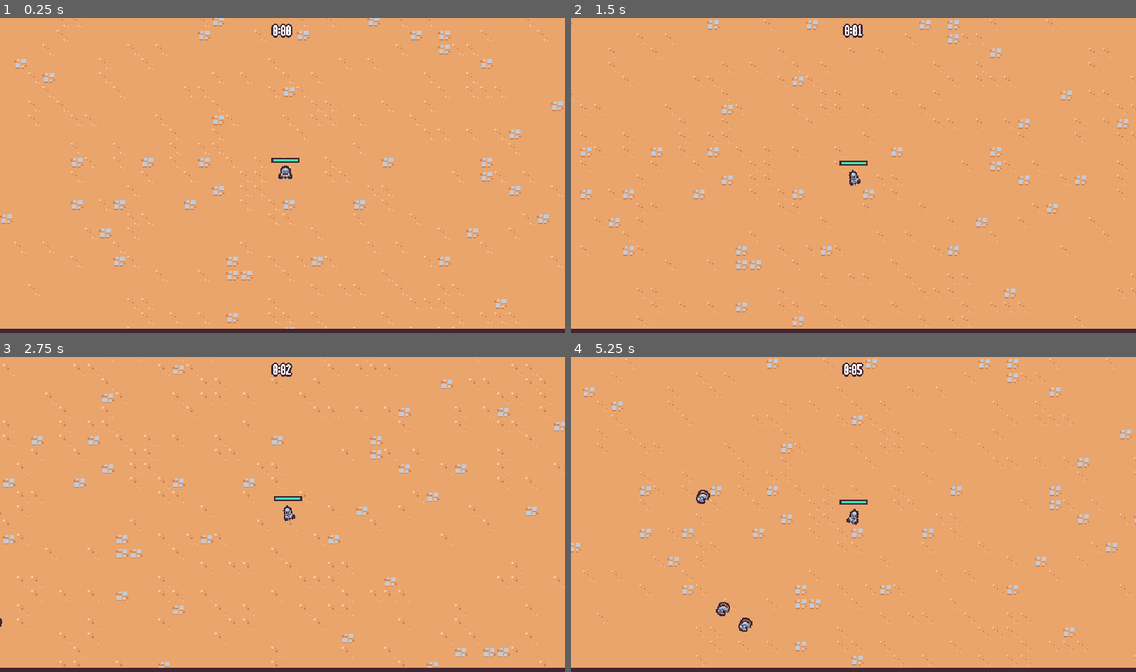
Above: before the commit, frames 1-4 (two rows, left to right).
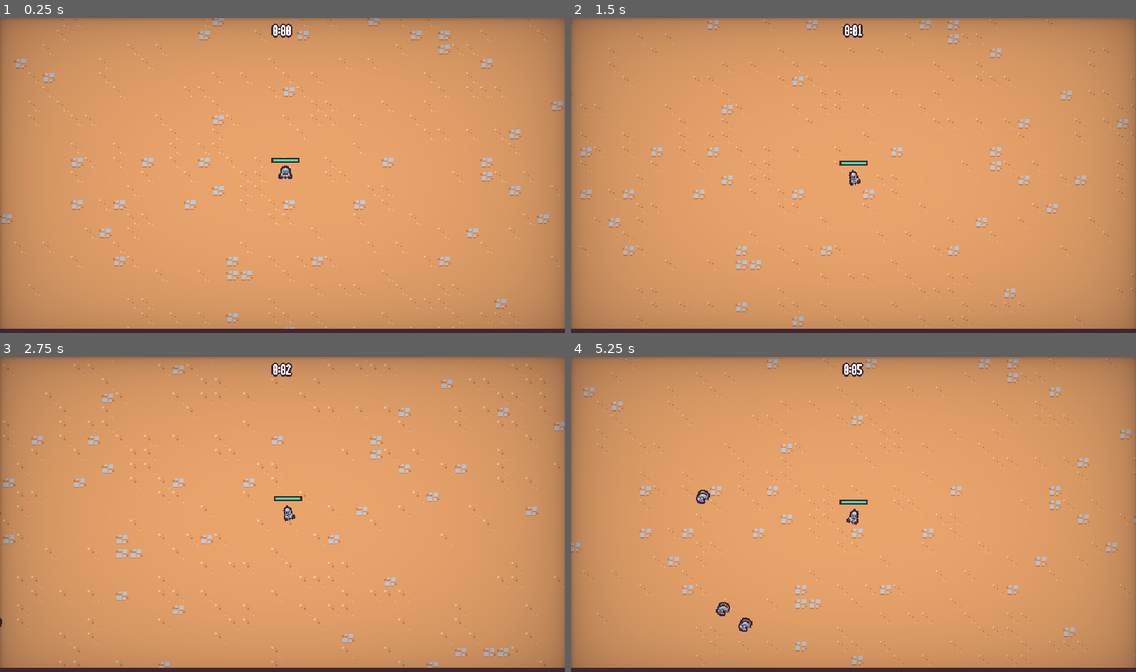
Above: after the commit, the same moments.

Repository: maxkaiser11/2DSurvivor
Game: Godot game, scene res://scenes/main/main.tscn
Two runs of this game, one before a commit and one after it. Both use one fixed random seed, a clock stepped at 60 frames per second and the inputs below.
Inputs (mouse positions are in pixels of both pictures, inside the frame that each line leads up to):
- Up to frame 1 (0.25 s): no input
- Up to frame 2 (1.5 s): move the mouse to (977, 159) at 0.52 s; press the mouse at (977, 159) at 0.53 s; hold D (move_right) 0.53-1.28 s; move the mouse to (740, 191) at 1.27 s; release the mouse at (740, 191) at 1.28 s; hold S (move_down) from 1.28 s (still down); click (740, 191) at 1.35 s
- Up to frame 3 (2.75 s): move the mouse to (339, 445) at 2.02 s; release S (move_down) at 2.03 s; press the mouse at (339, 445) at 2.03 s; hold D (move_right) from 2.03 s (still down)
- Up to frame 4 (5.25 s): move the mouse to (825, 580) at 2.77 s; release D (move_right) at 2.78 s; release the mouse at (825, 580) at 2.78 s; hold W (move_up) 2.78-3.53 s; click (825, 580) at 2.85 s; move the mouse to (1023, 564) at 3.52 s; press the mouse at (1023, 564) at 3.53 s; hold A (move_left) 3.53-5.03 s; move the mouse to (684, 467) at 4.27 s; release the mouse at (684, 467) at 4.28 s; click (684, 467) at 4.35 s; move the mouse to (881, 514) at 5.02 s; press the mouse at (881, 514) at 5.03 s; hold S (move_down) from 5.03 s (still down)

The runs differ from the first frame. In frame 1, 30% of the frame differs, in the area x 0-100%, y 0-99%; in frame 2, 30%; in frame 3, 30%; in frame 4, 30%.

Commit message:
added vignette hit flash

Diff:
--- /dev/null
+++ b/assets/vignette.gdshader
@@ -0,0 +1,21 @@
+shader_type canvas_item;
+
+uniform float vignette_intensity = 0.4;
+uniform float vignette_opacity : hint_range(0.0, 1.0) = 0.5;
+uniform vec4 vignette_rgb : hint_color = vec4(0.0, 0.0, 0.0, 1.0);
+
+float vignette(vec2 uv){
+	uv *= 1.0 - uv.xy;
+	float vignette = uv.x * uv.y * 15.0;
+	return pow(vignette, vignette_intensity * vignette_opacity);
+}
+
+void fragment(){
+	vec4 color = texture(SCREEN_TEXTURE, SCREEN_UV);
+	vec4 text = texture(TEXTURE, UV);
+
+	text.rgba *= (vignette_rgb.rgba);
+	text.rgba *= (1.0 - vignette(UV));
+
+	COLOR = vec4((text.rgb)*color.rgb,text.a);
+}
--- a/scenes/autoload/game_events.gd
+++ b/scenes/autoload/game_events.gd
@@ -2,6 +2,7 @@
 
 signal experience_vial_collected(number: float)
 signal ability_upgrade_added(upgrade: AbilityUpgrade, current_upgrades: Dictionary)
+signal player_damaged
 
 
 func emit_experience_vial_collected(number: float):
@@ -10,3 +11,7 @@
 
 func emit_ability_upgraded_added(upgrade: AbilityUpgrade, current_upgrades: Dictionary):
 	ability_upgrade_added.emit(upgrade, current_upgrades)
+
+
+func emit_player_damaged():
+	player_damaged.emit()
--- a/scenes/game_object/player/player.gd
+++ b/scenes/game_object/player/player.gd
@@ -73,6 +73,7 @@
 
 
 func on_health_changed():
+	GameEvents.emit_player_damaged()
 	update_health_display()
 
 
--- a/scenes/main/main.tscn
+++ b/scenes/main/main.tscn
@@ -11,10 +11,13 @@
 [ext_resource type="PackedScene" uid="uid://d3gpgkius6rby" path="res://scenes/ui/end_screen.tscn" id="2_gc5j5"]
 [ext_resource type="PackedScene" uid="uid://d4ad1rtigdjg2" path="res://scenes/manager/experience_manager.tscn" id="4_nejm0"]
 [ext_resource type="PackedScene" uid="uid://b66qf87g8vvna" path="res://scenes/manager/upgrade_manager.tscn" id="6_dei2t"]
+[ext_resource type="PackedScene" uid="uid://cm1c1lcs2gso2" path="res://scenes/ui/vignette.tscn" id="12_eqp66"]
 
 [node name="Main" type="Node"]
 script = ExtResource("1_s1ht2")
 end_screen_scene = ExtResource("2_gc5j5")
+
+[node name="Vignette" parent="." instance=ExtResource("12_eqp66")]
 
 [node name="ArenaTimeUI" parent="." node_paths=PackedStringArray("arena_time_manager") instance=ExtResource("1_31wd4")]
 arena_time_manager = NodePath("../ArenaTimeManager")
--- /dev/null
+++ b/scenes/ui/vignette.gd
@@ -0,0 +1,9 @@
+extends CanvasLayer
+
+
+func _ready() -> void:
+	GameEvents.player_damaged.connect(on_player_damaged)
+
+
+func on_player_damaged():
+	$AnimationPlayer.play("hit")
--- /dev/null
+++ b/scenes/ui/vignette.gdshader
@@ -0,0 +1,20 @@
+shader_type canvas_item;
+
+uniform float vignette_intensity = 0.4;
+uniform float vignette_opacity : hint_range(0.0, 1.0) = 0.5;
+uniform vec4 vignette_rgb : source_color = vec4(0.0, 0.0, 0.0, 1.0);
+
+float vignette(vec2 uv){
+	uv *= 1.0 - uv.xy;
+	float vignette = uv.x * uv.y * 15.0;
+	return pow(vignette, vignette_intensity * vignette_opacity);
+}
+
+void fragment(){
+	vec4 text = texture(TEXTURE, UV);
+
+	text.rgba *= (vignette_rgb.rgba);
+	text.rgba *= (1.0 - vignette(UV));
+
+	COLOR = vec4(text.rgb,text.a);
+}
--- /dev/null
+++ b/scenes/ui/vignette.tscn
@@ -0,0 +1,113 @@
+[gd_scene load_steps=7 format=3 uid="uid://cm1c1lcs2gso2"]
+
+[ext_resource type="Shader" path="res://scenes/ui/vignette.gdshader" id="1_dw120"]
+[ext_resource type="Script" path="res://scenes/ui/vignette.gd" id="1_l2xy5"]
+
+[sub_resource type="Animation" id="Animation_hdx6v"]
+resource_name = "hit"
+length = 0.4
+step = 0.05
+tracks/0/type = "value"
+tracks/0/imported = false
+tracks/0/enabled = true
+tracks/0/path = NodePath("ColorRect:material:shader_parameter/vignette_intensity")
+tracks/0/interp = 1
+tracks/0/loop_wrap = true
+tracks/0/keys = {
+"times": PackedFloat32Array(0, 0.4),
+"transitions": PackedFloat32Array(2.5, 1),
+"update": 0,
+"values": [2.94, 0.682]
+}
+tracks/1/type = "value"
+tracks/1/imported = false
+tracks/1/enabled = true
+tracks/1/path = NodePath("ColorRect:material:shader_parameter/vignette_rgb")
+tracks/1/interp = 1
+tracks/1/loop_wrap = true
+tracks/1/keys = {
+"times": PackedFloat32Array(0, 0.4),
+"transitions": PackedFloat32Array(2.5, 1),
+"update": 0,
+"values": [Color(0.909804, 0.270588, 0.215686, 1), Color(0.247059, 0.14902, 0.192157, 1)]
+}
+tracks/2/type = "value"
+tracks/2/imported = false
+tracks/2/enabled = true
+tracks/2/path = NodePath("ColorRect:material:shader_parameter/vignette_opacity")
+tracks/2/interp = 1
+tracks/2/loop_wrap = true
+tracks/2/keys = {
+"times": PackedFloat32Array(0, 0.4),
+"transitions": PackedFloat32Array(1, 1),
+"update": 0,
+"values": [0.25, 0.115]
+}
+
+[sub_resource type="Animation" id="Animation_b51e5"]
+length = 0.001
+tracks/0/type = "value"
+tracks/0/imported = false
+tracks/0/enabled = true
+tracks/0/path = NodePath("ColorRect:material:shader_parameter/vignette_intensity")
+tracks/0/interp = 1
+tracks/0/loop_wrap = true
+tracks/0/keys = {
+"times": PackedFloat32Array(0),
+"transitions": PackedFloat32Array(1),
+"update": 0,
+"values": [0.682]
+}
+tracks/1/type = "value"
+tracks/1/imported = false
+tracks/1/enabled = true
+tracks/1/path = NodePath("ColorRect:material:shader_parameter/vignette_rgb")
+tracks/1/interp = 1
+tracks/1/loop_wrap = true
+tracks/1/keys = {
+"times": PackedFloat32Array(0),
+"transitions": PackedFloat32Array(1),
+"update": 0,
+"values": [Color(0.247059, 0.14902, 0.192157, 1)]
+}
+tracks/2/type = "value"
+tracks/2/imported = false
+tracks/2/enabled = true
+tracks/2/path = NodePath("ColorRect:material:shader_parameter/vignette_opacity")
+tracks/2/interp = 1
+tracks/2/loop_wrap = true
+tracks/2/keys = {
+"times": PackedFloat32Array(0),
+"transitions": PackedFloat32Array(1),
+"update": 0,
+"values": [0.115]
+}
+
+[sub_resource type="AnimationLibrary" id="AnimationLibrary_u164b"]
+_data = {
+"RESET": SubResource("Animation_b51e5"),
+"hit": SubResource("Animation_hdx6v")
+}
+
+[sub_resource type="ShaderMaterial" id="ShaderMaterial_ibg4u"]
+shader = ExtResource("1_dw120")
+shader_parameter/vignette_intensity = 0.682
+shader_parameter/vignette_opacity = 0.115
+shader_parameter/vignette_rgb = Color(0.247059, 0.14902, 0.192157, 1)
+
+[node name="Vignette" type="CanvasLayer"]
+script = ExtResource("1_l2xy5")
+
+[node name="AnimationPlayer" type="AnimationPlayer" parent="."]
+libraries = {
+"": SubResource("AnimationLibrary_u164b")
+}
+
+[node name="ColorRect" type="ColorRect" parent="."]
+material = SubResource("ShaderMaterial_ibg4u")
+anchors_preset = 15
+anchor_right = 1.0
+anchor_bottom = 1.0
+grow_horizontal = 2
+grow_vertical = 2
+mouse_filter = 2
Not shown: 1 places in scenes/main/main.tscn that only renumber resources
